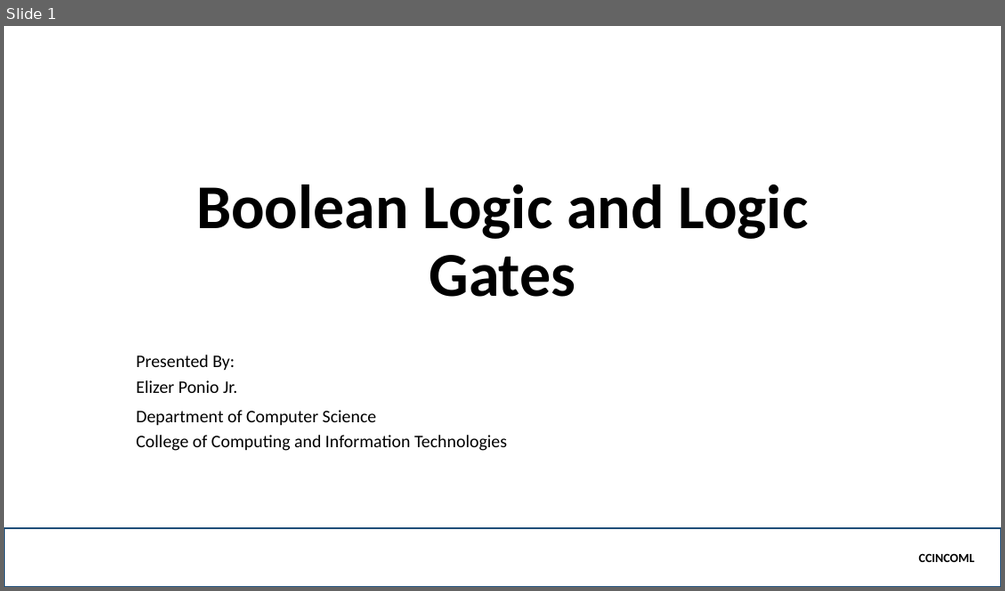
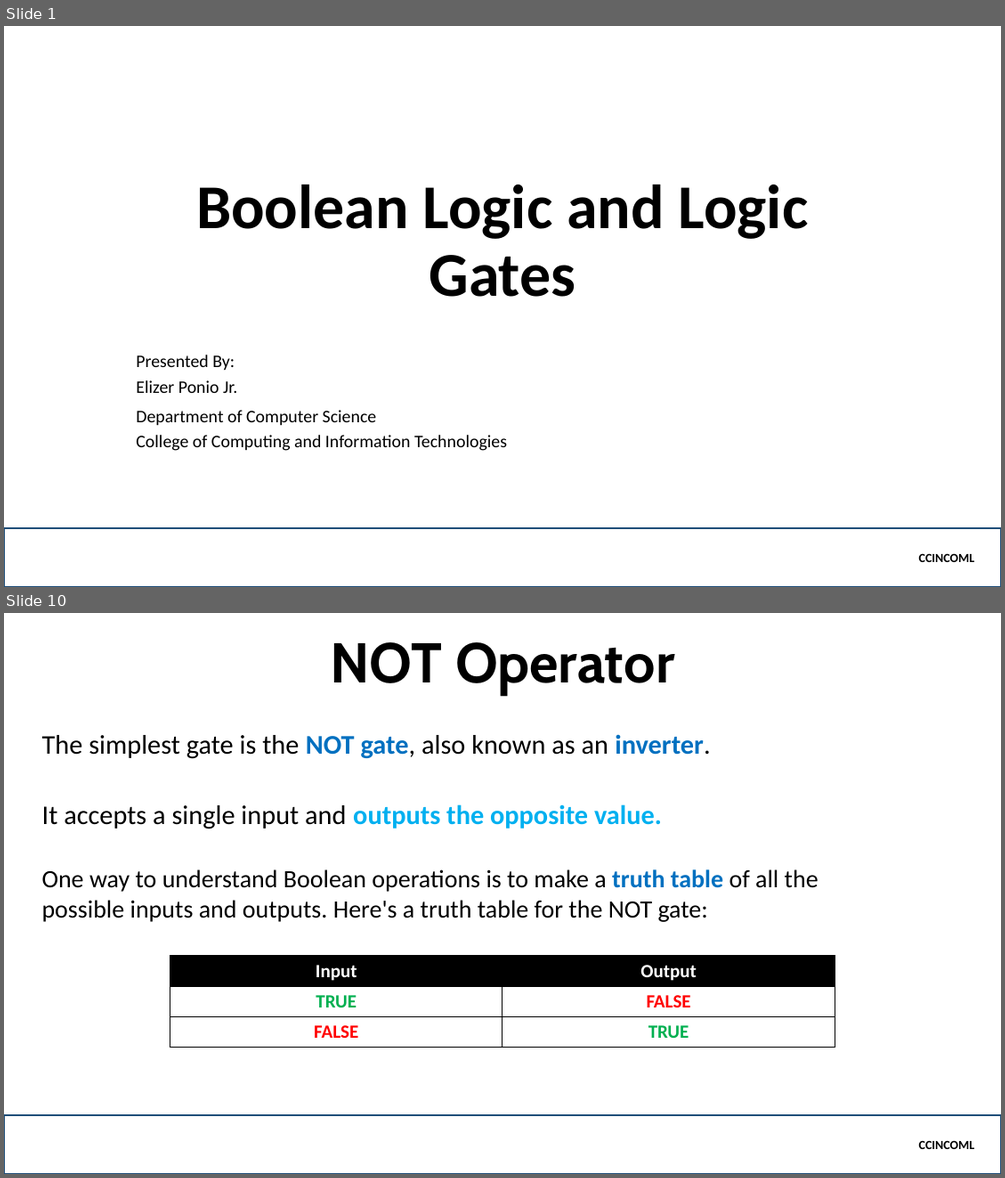
Before and after one commit to jamenggay/CCINCOML, a slide deck: Part 5 - Logic Gates/Boolean Logic and Logic Gates.pptx. Shown one above the other, each under a label of ours: slide 1 before the commit, slides 1 and 10 after it; the slides between them are not shown. The pictures are 1005x591 and 1005x1178 pixels, drawn with LibreOffice and Linux fonts; fonts in the diff are those of the drawing; background and template pictures are left out. Boxes give left, top, right and bottom in pixels: in the first picture for what was removed or moved away, otherwise in the second. Text is boxed around its words. In the diff, an @@ line names an element or a change of style, - is before the commit and + after.

```diff
--- a/Part 5 - Logic Gates/Boolean Logic and Logic Gates.pptx
+++ b/Part 5 - Logic Gates/Boolean Logic and Logic Gates.pptx
@@ slide 10 added at (4, 613, 1001, 1174), background picture (left out) @@
@@ title added at (330, 642, 675, 695), 54 pt, text #000000, bold @@
+NOT Operator
@@ text added at (42, 734, 710, 759), 26 pt, text #000000 @@
+The simplest gate is the NOT gate, also known as an inverter.
@@ text added at (42, 804, 662, 829), 26 pt, text #000000 @@
+It accepts a single input and outputs the opposite value.
@@ text added at (42, 869, 818, 922), 24 pt, text #000000 @@
+One way to understand Boolean operations is to make a truth table of all the possible inputs and outputs. Here's a truth table for the NOT gate:
@@ table added at (170, 956, 834, 1046), 3 rows, 2 columns @@
+Input | Output
+TRUE | FALSE
+FALSE | TRUE
@@ rectangle added at (4, 1115, 1001, 1174), outline #1F4E79 2.25 pt, 12 pt, text #000000, bold @@
+CCINCOML
```
Also in this commit, not shown: 1 slide changed, 12 other slides added, 1 slide removed.
